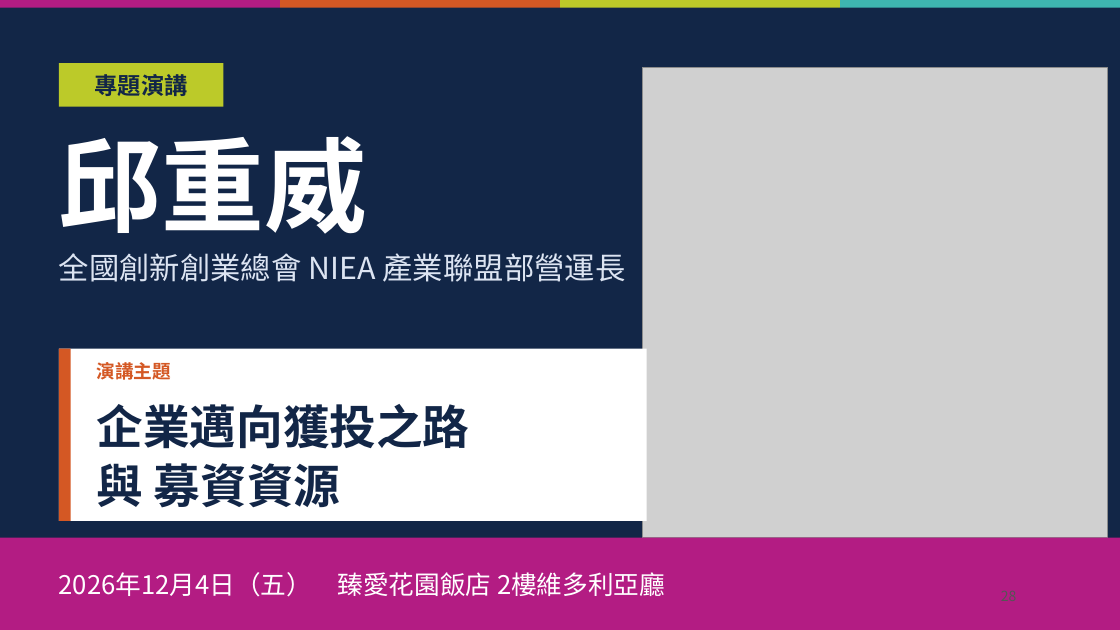
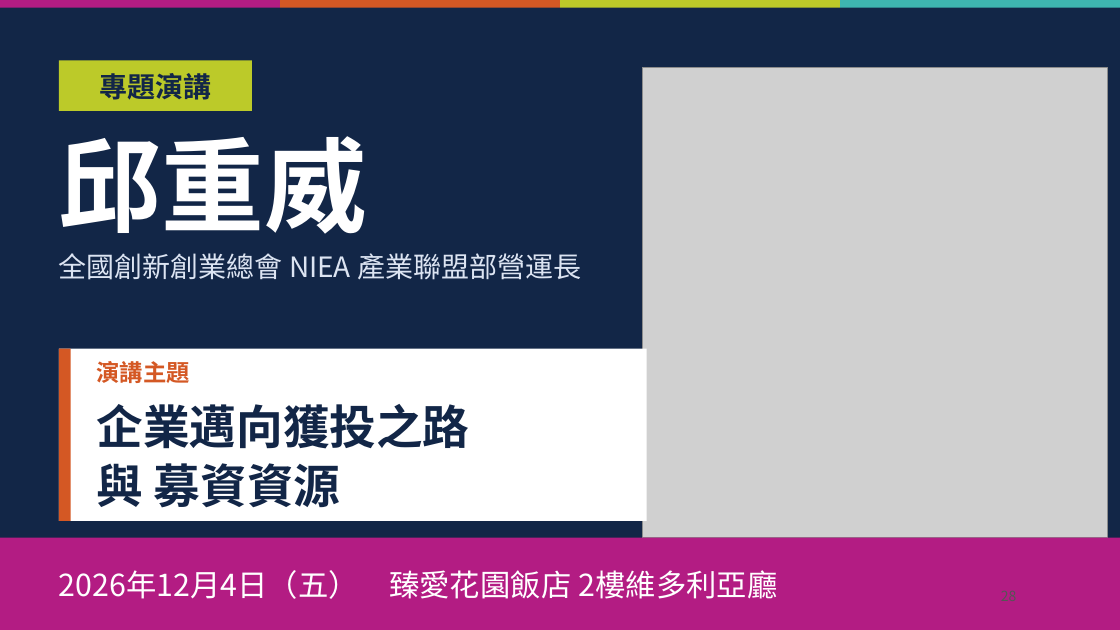
Before and after one commit to Ericliang680928/IAA, a slide deck: slide 28 of 20261204/agm/IAA會員大會簡報_20261204.pptx. Drawn at 1120x630 pixels with LibreOffice and Linux fonts; fonts in the diff are those of the drawing; grey boxes stand for pictures; background and template pictures are left out; a plain dark background stands for a picture behind light text. Boxes give left, top, right and bottom in pixels: in the first picture for what was removed or moved away, otherwise in the second. Text is boxed around its words. In the diff, an @@ line names an element or a change of style, - is before the commit and + after.

```diff
--- a/20261204/agm/IAA會員大會簡報_20261204.pptx
+++ b/20261204/agm/IAA會員大會簡報_20261204.pptx
@@ text "專題演講" at (99, 73, 211, 100): size 20 to 24 pt @@
@@ rectangle: place and size @@
-rectangle at (59, 63, 223, 107)
+rectangle at (59, 60, 252, 111)
@@ text "全國創新創業總會 NIEA 產業聯盟部營運長" at (59, 253, 581, 280): size 26 to 24 pt @@
@@ text "演講主題" at (97, 361, 190, 383): size 16 to 20 pt @@
@@ text "2026年12月4日（五） 臻愛花園飯店 2樓維多利亞廳" at (59, 570, 778, 599): size 22 to 26 pt @@
```
Also in this commit, not shown: 32 other slides changed, 2 other files.
